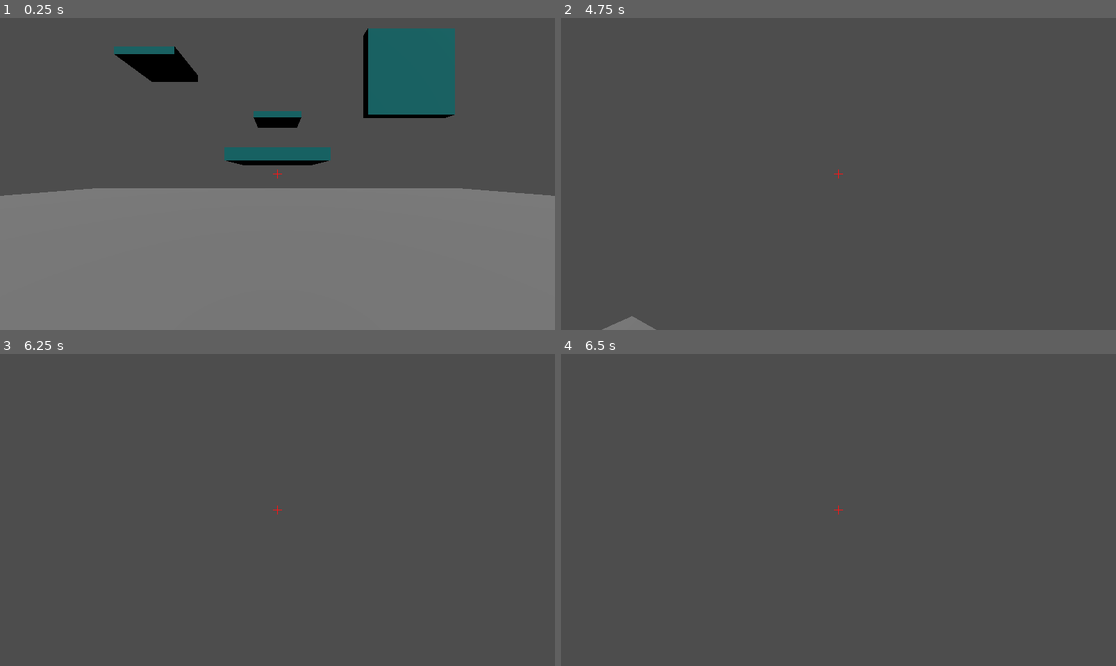
Above: before the commit, frames 1-4 (two rows, left to right).
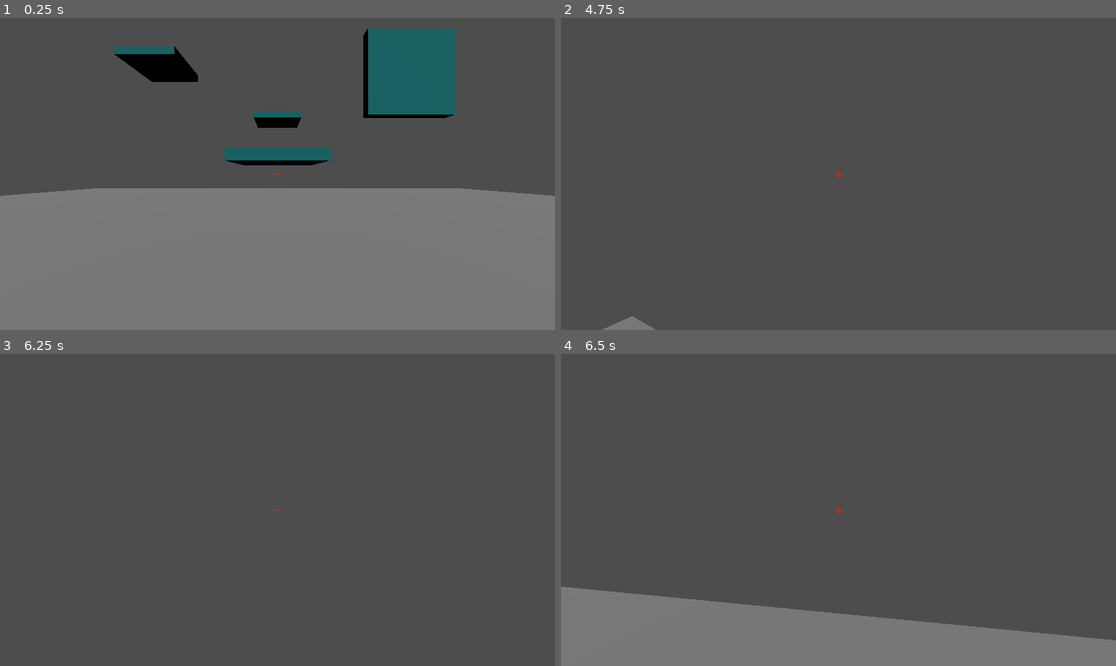
Above: after the commit, the same moments.

Repository: Mastermori/ClownEscape
Game: Godot game, scene res://levels/jan_test.tscn
The game is run twice, just before and just after one commit, with the same random seed, the same clock (stepped at 60 frames per second) and the same inputs.
Inputs (mouse positions are in pixels of both pictures, inside the frame that each line leads up to):
- Up to frame 1 (0.25 s): no input
- Up to frame 2 (4.75 s): tap Enter (ui_accept) at 0.5 s; move the mouse to (866, 174) at 0.52 s; hold Shift (dash) 0.53-1.28 s; hold W (forward) from 0.53 s (still down); tap Space (jump) at 0.77, 1.52, 3.02, 3.77, 4.52 s; move the mouse to (810, 174) at 1.27 s; tap Shift (dash) at 1.35, 2.3, 3.05, 4.35 s; move the mouse to (849, 167) at 2.02 s; hold F 2.03-2.78 s; move the mouse to (832, 180) at 2.77 s; tap O at 2.85 s; move the mouse to (877, 177) at 3.52 s; hold Shift (dash) 3.53-4.28 s; move the mouse to (794, 170) at 4.27 s
- Up to frame 3 (6.25 s): move the mouse to (283, 510) at 5.02 s; hold F 5.03-5.78 s; tap Shift (dash) at 5.3, 6.05 s; tap Enter (ui_accept) at 5.75 s; move the mouse to (255, 503) at 5.77 s; release W (forward) at 5.78 s; hold D (right) from 5.78 s (still down); tap O at 5.85 s; tap Space (jump) at 6.02 s
- Up to frame 4 (6.5 s): keep holding D (right)

Frames 1-3 are identical in both runs. In frame 4, 17% of the frame differs, in the area x 0-100%, y 74-100%.

Commit message:
Added sounds.

Diff:
--- a/levels/jan_test.tscn
+++ b/levels/jan_test.tscn
@@ -1,8 +1,9 @@
-[gd_scene load_steps=6 format=3 uid="uid://xag144nxhhpn"]
+[gd_scene load_steps=7 format=3 uid="uid://xag144nxhhpn"]
 
 [ext_resource type="PackedScene" uid="uid://cw6bsp01wen3g" path="res://player/player.tscn" id="1_fu36q"]
 [ext_resource type="PackedScene" uid="uid://brc6po0dmtc7p" path="res://UI/ui.tscn" id="2_t5tgh"]
 [ext_resource type="PackedScene" uid="uid://dqhvae1dwylm2" path="res://obstacles/bounce_pad.tscn" id="3_y6jts"]
+[ext_resource type="PackedScene" uid="uid://ds3c4rpm8ggaa" path="res://obstacles/spikes.tscn" id="4_okxws"]
 
 [sub_resource type="BoxMesh" id="BoxMesh_87626"]
 size = Vector3(50, 1, 50)
@@ -48,3 +49,6 @@
 
 [node name="BouncePad6" parent="." instance=ExtResource("3_y6jts")]
 transform = Transform3D(1, 0, 0, 0, -4.37114e-08, -1, 0, 1, -4.37114e-08, 3.08647, 2.48113, -4.81259)
+
+[node name="Spikes" parent="." instance=ExtResource("4_okxws")]
+transform = Transform3D(1, 0, 0, 0, 1, 0, 0, 0, 1, 0, 0, 9.41422)
--- /dev/null
+++ b/obstacles/spikes.gd
@@ -0,0 +1,15 @@
+extends Area3D
+
+
+# Called when the node enters the scene tree for the first time.
+func _ready():
+	pass # Replace with function body.
+
+
+# Called every frame. 'delta' is the elapsed time since the previous frame.
+func _process(delta):
+	pass
+
+
+func _on_area_entered(area):
+	pass # Replace with function body.
--- /dev/null
+++ b/obstacles/spikes.tscn
@@ -0,0 +1,24 @@
+[gd_scene load_steps=5 format=3 uid="uid://ds3c4rpm8ggaa"]
+
+[ext_resource type="Script" path="res://obstacles/spikes.gd" id="1_xraad"]
+
+[sub_resource type="StandardMaterial3D" id="StandardMaterial3D_xj8h8"]
+albedo_color = Color(1, 0.377991, 0.31005, 1)
+
+[sub_resource type="BoxMesh" id="BoxMesh_88uvp"]
+material = SubResource("StandardMaterial3D_xj8h8")
+size = Vector3(2, 0.25, 2)
+
+[sub_resource type="BoxShape3D" id="BoxShape3D_x3kc3"]
+size = Vector3(2, 0.25, 2)
+
+[node name="Spikes" type="Area3D"]
+script = ExtResource("1_xraad")
+
+[node name="MeshInstance3D" type="MeshInstance3D" parent="."]
+mesh = SubResource("BoxMesh_88uvp")
+
+[node name="CollisionShape3D" type="CollisionShape3D" parent="."]
+shape = SubResource("BoxShape3D_x3kc3")
+
+[connection signal="area_entered" from="." to="." method="_on_area_entered"]
--- /dev/null
+++ b/player/StepsAudio.gd
@@ -0,0 +1,13 @@
+extends AudioStreamPlayer3D
+
+var player_is_walking = false
+
+# Called when the node enters the scene tree for the first time.
+func _ready():
+	pass # Replace with function body.
+
+
+# Called every frame. 'delta' is the elapsed time since the previous frame.
+func _process(delta):
+	if not is_playing and player_is_walking:
+		play
--- a/player/player.gd
+++ b/player/player.gd
@@ -14,6 +14,10 @@
 var gravity = ProjectSettings.get_setting("physics/3d/default_gravity")
 
 var dash_cooldown = 0.0
+var dash_charged = true
+
+# Whether the player should make walking sounds.
+var is_walking = false
 
 func _ready():
 	camera = $Camera3D
@@ -23,13 +27,14 @@
 	# Add the gravity.
 	if not is_on_floor():
 		velocity.y -= gravity * delta
+	else:
+		dash_charged = true
 
 	# Handle jump.
 	if Input.is_action_just_pressed("jump") and is_on_floor():
 		velocity.y = JUMP_VELOCITY
 
 	# Get the input direction and handle the movement/deceleration.
-	# As good practice, you should replace UI actions with custom gameplay actions.
 	var input_dir = Input.get_vector("left", "right", "forward", "back")
 	var direction = (transform.basis * Vector3(input_dir.x, 0, input_dir.y)).normalized()
 	if direction:
@@ -39,9 +44,13 @@
 		velocity.x = move_toward(velocity.x, 0, ACCELERATION * delta)
 		velocity.z = move_toward(velocity.z, 0, ACCELERATION * delta)
 
+
+
+	# Handle dash
 	if dash_cooldown > 0:
 		dash_cooldown -= delta
-	elif Input.is_action_pressed("dash"):
+	elif Input.is_action_pressed("dash") and dash_charged:
+		dash_charged = false
 		dash_cooldown = DASH_COOLDOWN_DURATION
 		# We can use one of these two transforms. The camera transform would dash EXACTLY where we are looking.
 		# However it needs to be limited since it can otherwise be used to fly.
--- a/player/player.tscn
+++ b/player/player.tscn
@@ -17,3 +17,5 @@
 
 [node name="Camera3D" type="Camera3D" parent="."]
 transform = Transform3D(1, 0, 0, 0, 1, 0, 0, 0, 1, 0, 0.443654, 0)
+
+[node name="StepsPlayer" type="AudioStreamPlayer3D" parent="."]
Not shown, added: player/Boing.ogg.import
Not shown, added: player/Step1.ogg.import
Not shown, added: player/Step2.ogg.import
Not shown, added: player/Steps.ogg.import
Not shown, added: player/Woosh.ogg.import
Not shown, added: player/Boing.ogg
Not shown, added: player/Step1.ogg
Not shown, added: player/Step2.ogg
Not shown, added: player/Steps.ogg
Not shown, added: player/Woosh.ogg
